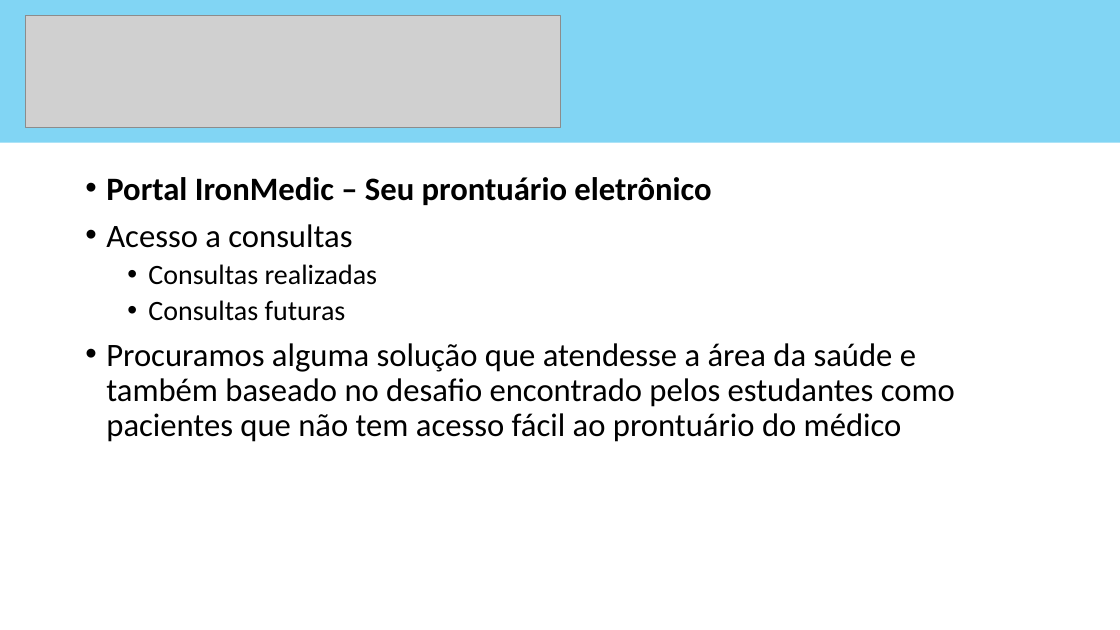
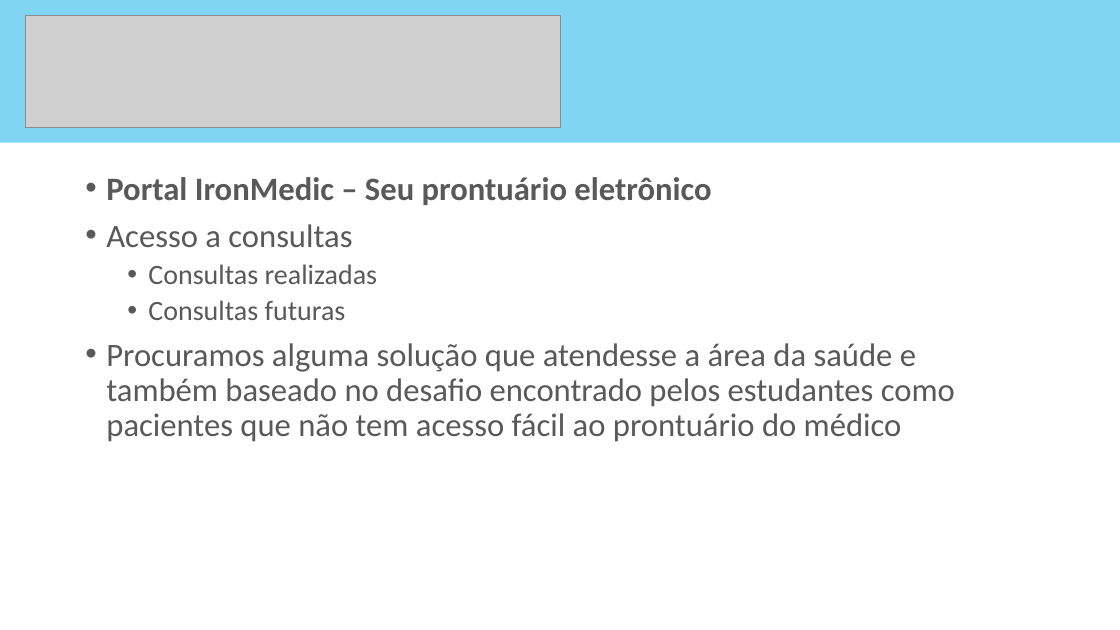
Before and after one commit to plsalles/Project2, a slide deck: slide 2 of Presentation1.pptx. Drawn at 1120x630 pixels with LibreOffice and Linux fonts; fonts in the diff are those of the drawing; grey boxes stand for pictures. Boxes give left, top, right and bottom in pixels: in the first picture for what was removed or moved away, otherwise in the second. Text is boxed around its words. In the diff, an @@ line names an element or a change of style, - is before the commit and + after.

```diff
--- a/Presentation1.pptx
+++ b/Presentation1.pptx
@@ text "Portal IronMedic – Seu prontuário ..." at (x1=106, y1=177, x2=955, y2=442): text colour #000000 to #595959 @@
```
Also in this commit, not shown: 3 other slides changed, 6 other files.
